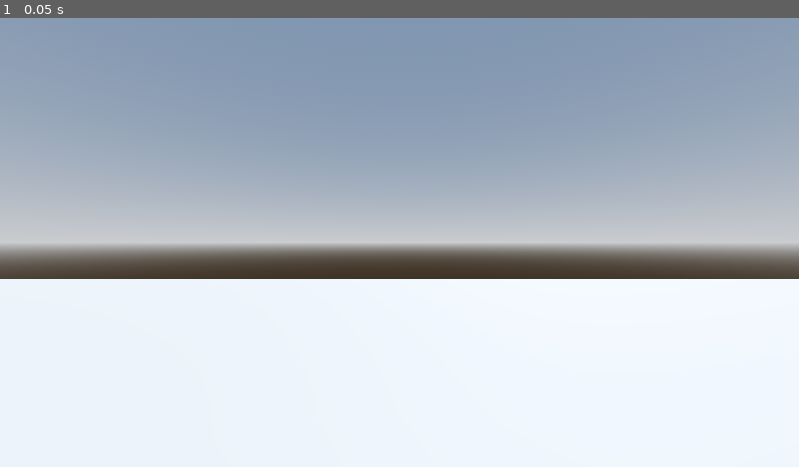
Above: before the commit, frame 1.
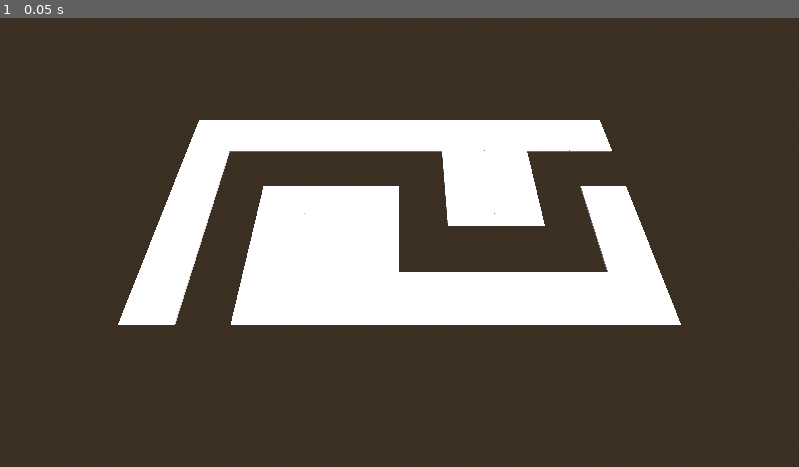
Above: after the commit, the same moment.

Repository: EsbenNyboe/TowerDefense
Game: Godot game, scene res://BaseLevel.tscn
Same seed, same stepped clock (60 frames per second), same inputs: the game is played once before the commit and once after it.
Inputs:
- Up to frame 1 (0.05 s): no input

The runs differ from the first frame. In frame 1, 92% of the frame differs, in the area x 0-100%, y 0-100%.

Commit message:
Place gridmap

Diff:
--- a/barbarianblaster/BaseLevel.tscn
+++ b/barbarianblaster/BaseLevel.tscn
@@ -1,4 +1,6 @@
-[gd_scene load_steps=4 format=3 uid="uid://3hglmvlcgt28"]
+[gd_scene load_steps=5 format=3 uid="uid://3hglmvlcgt28"]
+
+[ext_resource type="MeshLibrary" uid="uid://fc40di53ut7g" path="res://MeshLibraries/SpaceLibrary.tres" id="1_lvb7b"]
 
 [sub_resource type="ProceduralSkyMaterial" id="ProceduralSkyMaterial_dq0bh"]
 sky_horizon_color = Color(0.662243, 0.671743, 0.686743, 1)
@@ -24,7 +26,15 @@
 
 [node name="CSGBox3D" type="CSGBox3D" parent="."]
 transform = Transform3D(1, 0, 0, 0, 1, 0, 0, 0, 1, 0, -1, 0)
+visible = false
 size = Vector3(100, 2, 100)
 
 [node name="Camera3D" type="Camera3D" parent="."]
-transform = Transform3D(1, 0, 0, 0, 1, 0, 0, 0, 1, 0, 4.28658, -15.2682)
+transform = Transform3D(1, 0, 0, 0, 0.422618, 0.906308, 0, -0.906308, 0.422618, 0, 23.347, 19.452)
+
+[node name="GridMap" type="GridMap" parent="."]
+mesh_library = ExtResource("1_lvb7b")
+cell_size = Vector3(4, 4, 4)
+data = {
+"cells": PackedInt32Array(1, 65535, 1441792, 0, 65535, 1441792, 65535, 65535, 1441792, 65534, 3, 1441792, 65531, 2, 1441792, 65531, 65535, 1441792, 65531, 0, 1441792, 65531, 1, 1441792, 65532, 65535, 1441792, 65533, 3, 1441792, 65535, 3, 1441792, 0, 3, 1441792, 1, 3, 1441792, 2, 65535, 1441792, 2, 3, 1441792, 3, 65535, 1441792, 3, 3, 1441792, 4, 65535, 1441792, 4, 1, 1441792, 65533, 65535, 1441792, 65534, 65535, 1441792, 4, 2, 1441792, 4, 3, 1441792, 65531, 3, 1441792, 2, 0, 1441792, 1, 0, 1441792, 1, 1, 1441792, 2, 1, 1441792, 65535, 2, 1441792, 65535, 1, 1441792, 65534, 1, 1441792, 65534, 2, 1441792, 65533, 1, 1441792, 65533, 2, 1441792)
+}
